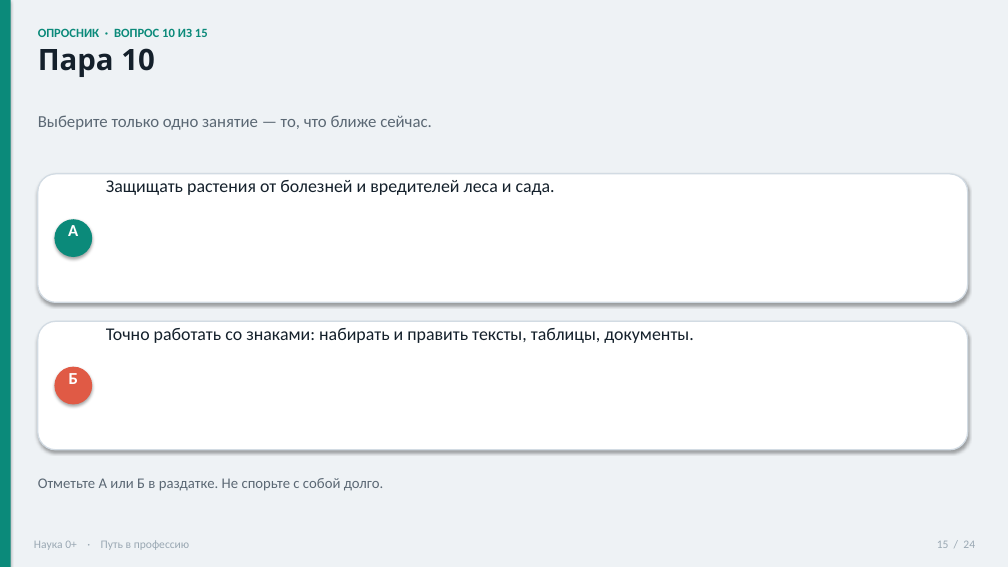
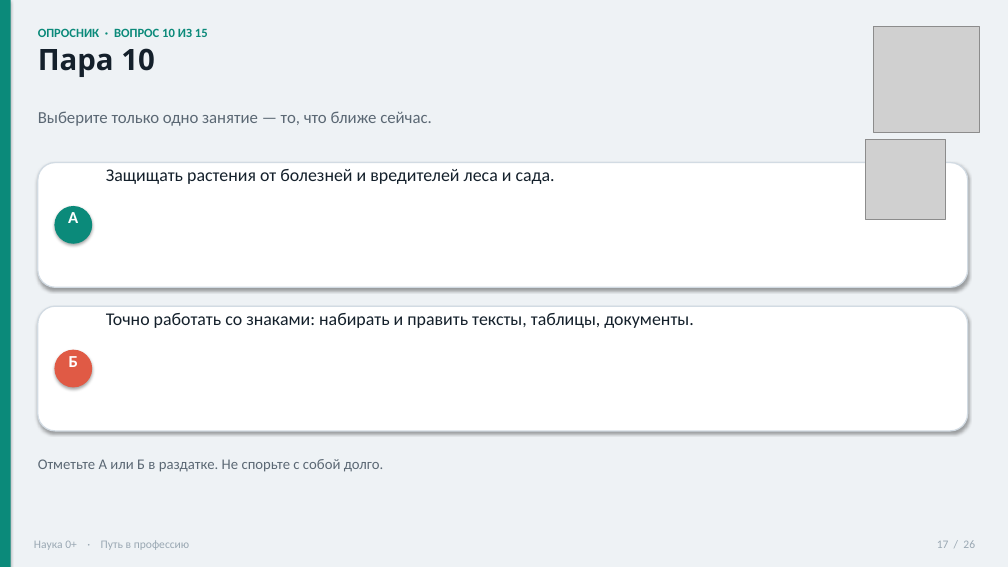
Before and after one commit to Sema917/-tourism, a slide deck: slide 17 of materials/Путь_в_профессию_презентация_60_минут.pptx (slide 15 before the commit). Drawn at 1008x567 pixels with LibreOffice and Linux fonts; fonts in the diff are those of the drawing; grey boxes stand for pictures. Boxes give left, top, right and bottom in pixels: in the first picture for what was removed or moved away, otherwise in the second. Text is boxed around its words. In the diff, an @@ line names an element or a change of style, - is before the commit and + after.

```diff
--- a/materials/Путь_в_профессию_презентация_60_минут.pptx
+++ b/materials/Путь_в_профессию_презентация_60_минут.pptx
@@ picture added at (873, 26, 979, 132) @@
@@ text "Выберите только одно занятие — ...": place and size @@
-text "Выберите только одно занятие — ..." at (38, 115, 432, 130)
+text "Выберите только одно занятие — ..." at (38, 111, 432, 126)
@@ picture added at (866, 140, 945, 219) @@
@@ rounded rectangle: place and size @@
-rounded rectangle at (38, 174, 968, 302)
+rounded rectangle at (38, 163, 968, 287)
@@ text "Защищать растения от болезней и ...": place and size @@
-text "Защищать растения от болезней и ..." at (106, 180, 555, 195)
+text "Защищать растения от болезней и ..." at (106, 169, 555, 184)
@@ text "А": place and size @@
-text "А" at (68, 225, 78, 236)
+text "А" at (68, 212, 78, 223)
@@ rounded rectangle: place and size @@
-rounded rectangle at (54, 219, 92, 257)
+rounded rectangle at (54, 206, 92, 243)
@@ rounded rectangle: place and size @@
-rounded rectangle at (38, 321, 968, 450)
+rounded rectangle at (38, 306, 968, 431)
@@ text "Точно работать со знаками: набирать ...": place and size @@
-text "Точно работать со знаками: набирать ..." at (106, 328, 693, 343)
+text "Точно работать со знаками: набирать ..." at (106, 313, 693, 328)
@@ text "Б": place and size @@
-text "Б" at (69, 373, 78, 384)
+text "Б" at (69, 356, 78, 367)
@@ rounded rectangle: place and size @@
-rounded rectangle at (54, 367, 92, 405)
+rounded rectangle at (54, 349, 92, 387)
@@ text "Отметьте А или Б в ...": place and size @@
-text "Отметьте А или Б в ..." at (38, 478, 384, 491)
+text "Отметьте А или Б в ..." at (38, 459, 384, 472)
@@ text at (937, 540, 975, 548): text changed @@
-15 / 24
+17 / 26
```
Also in this commit, not shown: 23 other slides changed, 2 slides added, 15 other files.
